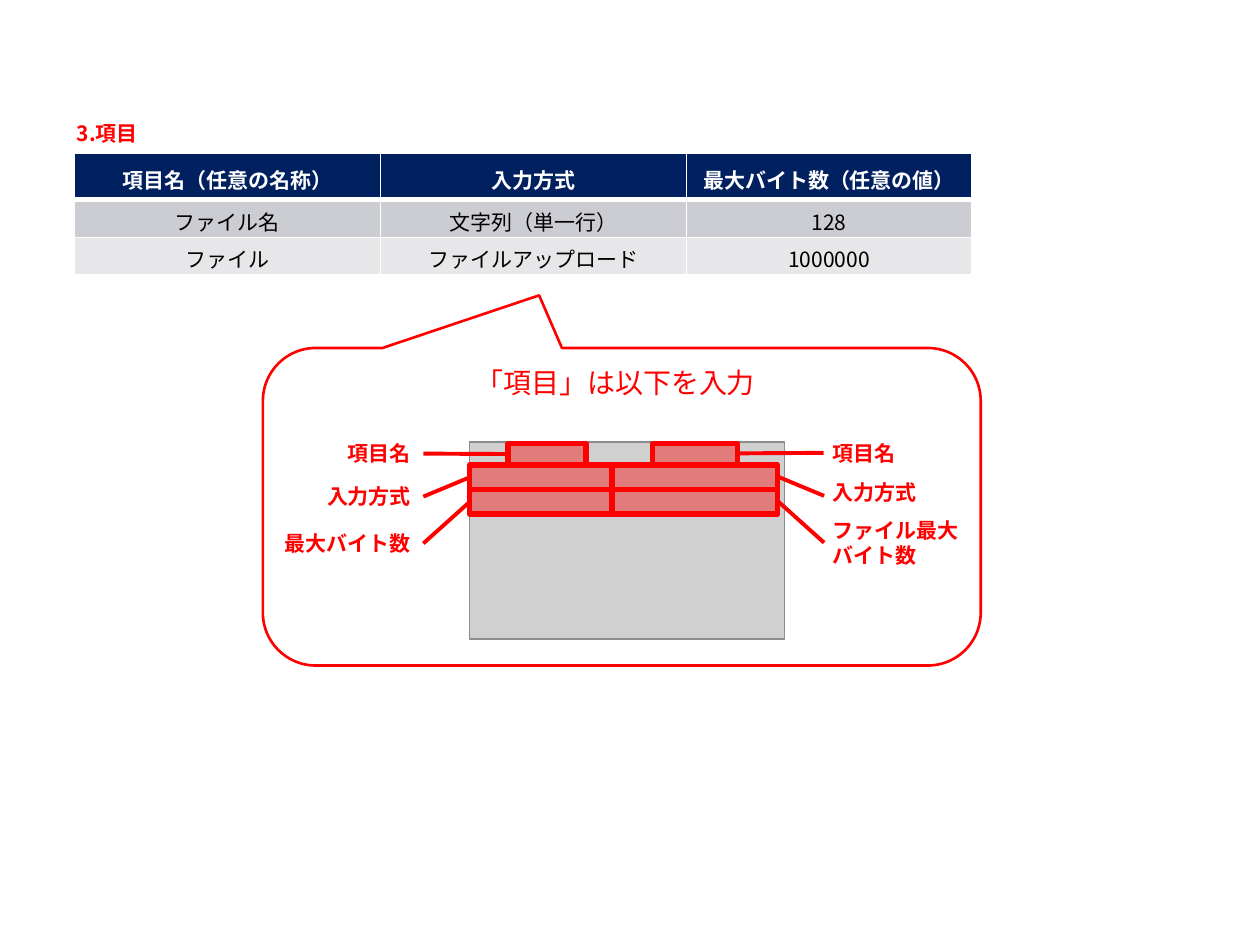
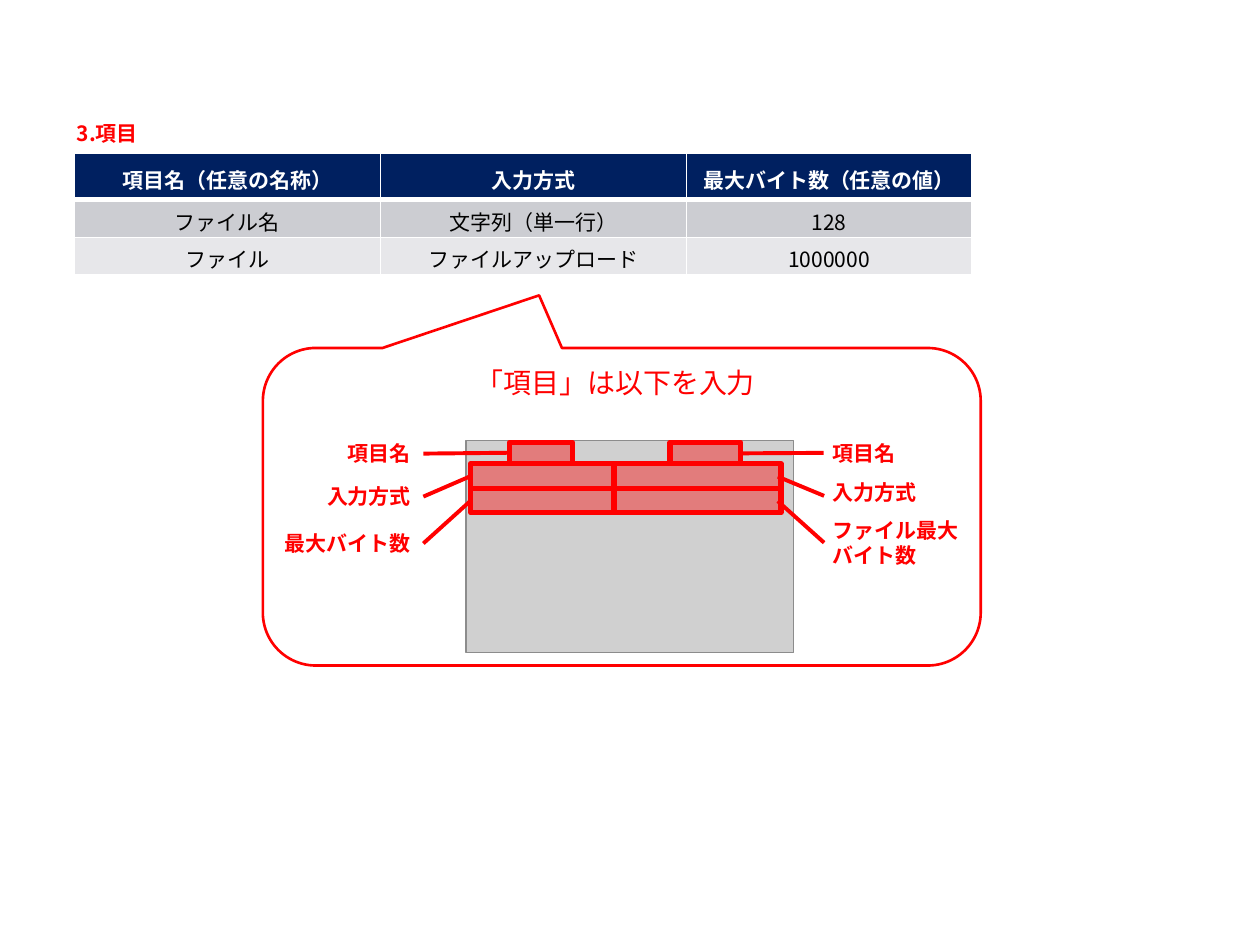
Before and after one commit to exastro-suite/it-automation-docs, a slide deck: slide 62 of asset/Learn_ja/ITA-collect-compare_practice_ja.pptx. Drawn at 1260x945 pixels with LibreOffice and Linux fonts; fonts in the diff are those of the drawing; grey boxes stand for pictures; background and template pictures are left out. Boxes give left, top, right and bottom in pixels: in the first picture for what was removed or moved away, otherwise in the second. Text is boxed around its words. In the diff, an @@ line names an element or a change of style, - is before the commit and + after.

```diff
--- a/asset/Learn_ja/ITA-collect-compare_practice_ja.pptx
+++ b/asset/Learn_ja/ITA-collect-compare_practice_ja.pptx
@@ picture: place and size @@
-picture at bbox=[470, 442, 785, 639]
+picture at bbox=[466, 441, 794, 653]
@@ rectangle: place and size @@
-rectangle at bbox=[508, 444, 586, 465]
+rectangle at bbox=[509, 442, 572, 464]
@@ rectangle: place and size @@
-rectangle at bbox=[653, 444, 737, 465]
+rectangle at bbox=[670, 442, 741, 464]
@@ rectangle: place and size @@
-rectangle at bbox=[611, 465, 777, 489]
+rectangle at bbox=[614, 464, 781, 488]
@@ rectangle: place and size @@
-rectangle at bbox=[611, 490, 777, 514]
+rectangle at bbox=[614, 489, 781, 513]
```
Also in this commit, not shown: 11 other slides changed, 3 other files.
